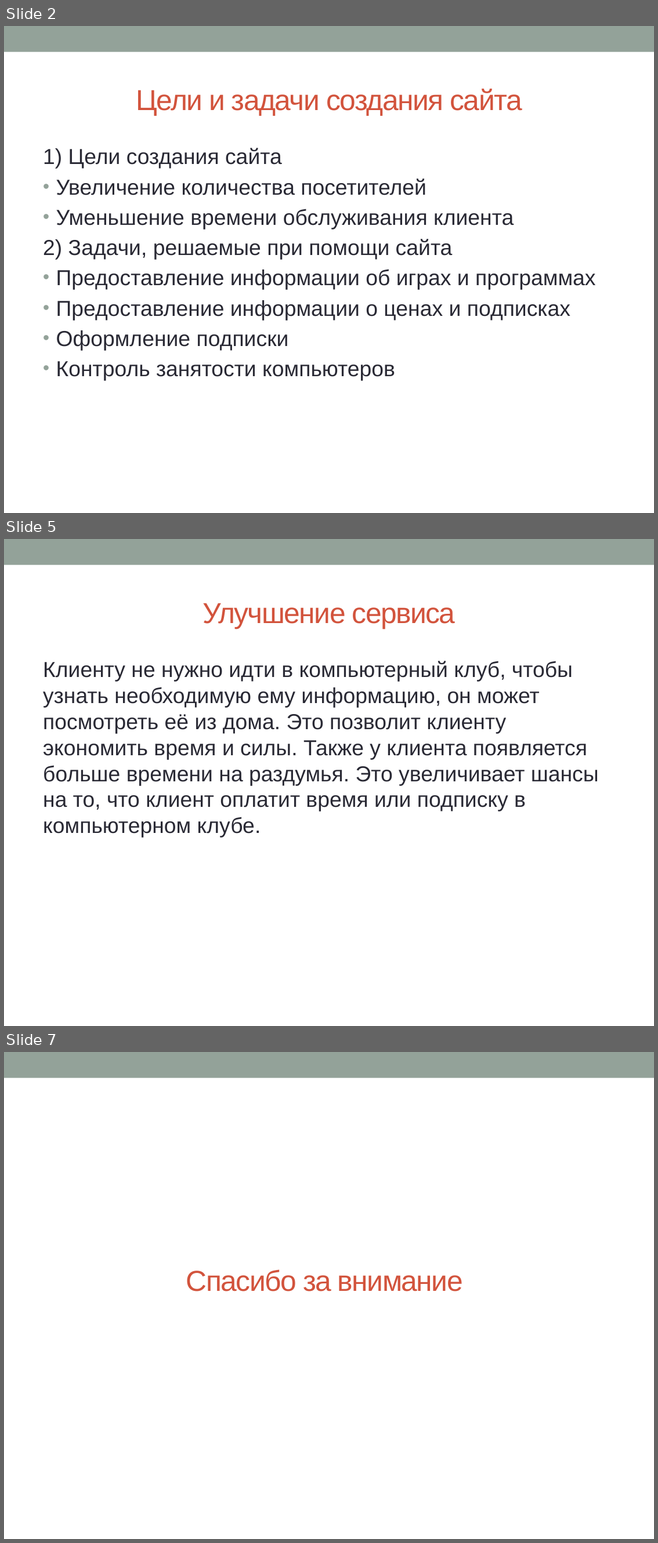
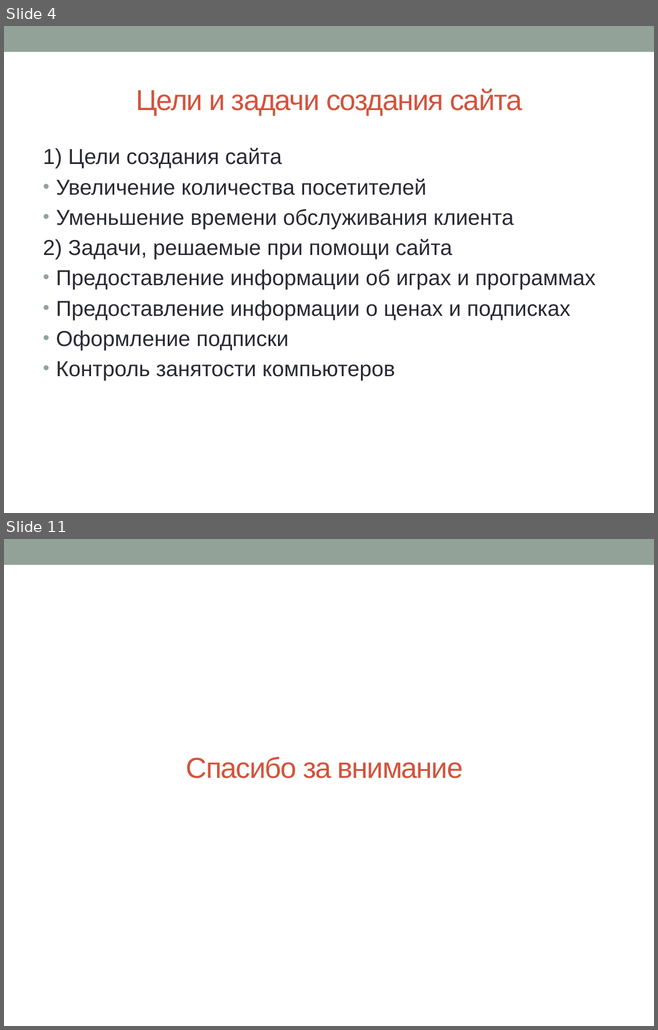
Before and after one commit to sergienkoaleksandr/-, a slide deck: Документы/Презентация.pptx. Shown one above the other, each under a label of ours: slides 2, 5 and 7 before the commit, slides 4 and 11 after it; the slides between them are not shown. The pictures are 658x1543 and 658x1030 pixels, drawn with LibreOffice and Linux fonts; fonts in the diff are those of the drawing. Boxes give left, top, right and bottom in pixels: in the first picture for what was removed or moved away, otherwise in the second. Text is boxed around its words. In the diff, an @@ line names an element or a change of style, - is before the commit and + after.

```diff
--- a/Документы/Презентация.pptx
+++ b/Документы/Презентация.pptx
@@ slide 5 removed at [4,539,654,1026], background #FFFFFF; not listed: 1 template element that a slide beside it also shows @@
@@ title removed at [202,603,455,629] @@
-Улучшение сервиса
@@ text removed at [43,661,598,838] @@
-Клиенту не нужно идти в компьютерный клуб, чтобы узнать необходимую ему информацию, он может посмотреть её из дома. Это позволит клиенту экономить время и силы. Также у клиента появляется больше времени на раздумья. Это увеличивает шансы на то, что клиент оплатит время или подписку в компьютерном клубе.
@@ what was slide 2 is now slide 4 @@
@@ what was slide 7 is now slide 11 @@
```
Also in this commit, not shown: 8 slides added, 3 other slides removed.
